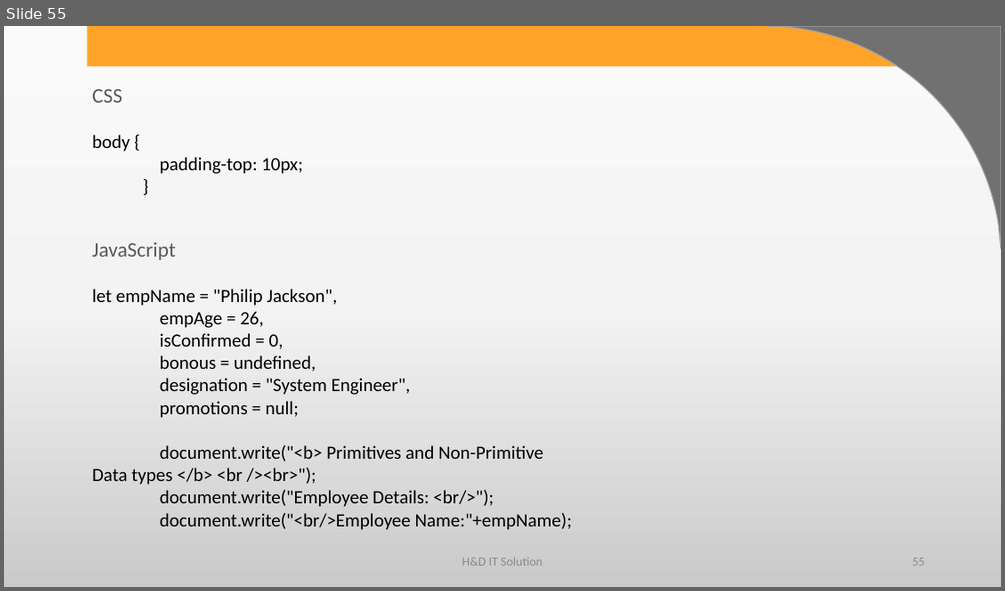
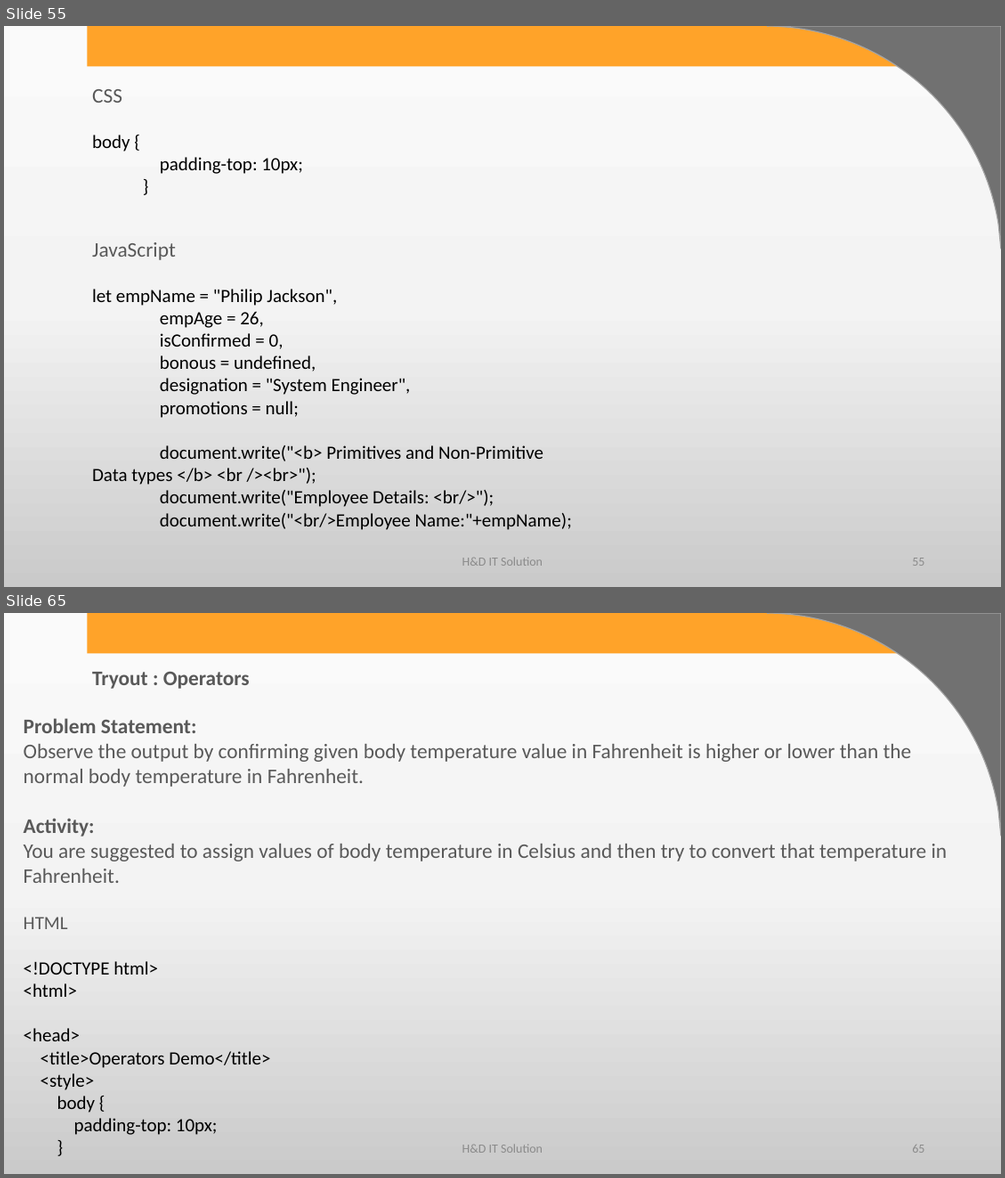
Before and after one commit to harshadasawant/javascript, a slide deck: ppt/JavaScript.pptx. Shown one above the other, each under a label of ours: slide 55 before the commit, slides 55 and 65 after it; the slides between them are not shown. The pictures are 1005x591 and 1005x1178 pixels, drawn with LibreOffice and Linux fonts; fonts in the diff are those of the drawing; background and template pictures are left out. Boxes give left, top, right and bottom in pixels: in the first picture for what was removed or moved away, otherwise in the second. Text is boxed around its words. In the diff, an @@ line names an element or a change of style, - is before the commit and + after.

Commit message:
operator added

```diff
--- a/ppt/JavaScript.pptx
+++ b/ppt/JavaScript.pptx
@@ slide 65 added at (4,613,1001,1174), background gradient #FBFBFB to #F4F4F4 to #CBCBCB; not listed: 2 template elements that a slide beside it also shows @@
@@ text added at (92,671,250,689), 20 pt, text #595959, bold @@
+Tryout : Operators
@@ text added at (24,718,947,883), 20 pt, text #595959 @@
+Problem Statement:
+Observe the output by confirming given body temperature value in Fahrenheit is higher or lower than the normal body temperature in Fahrenheit.
+Activity:
+You are suggested to assign values of body temperature in Celsius and then try to convert that temperature in Fahrenheit.
@@ text added at (24,916,270,1135), 18 pt, text #000000 @@
+HTML
+<!DOCTYPE html>
+<html>
+<head>
+<title>Operators Demo</title>
+<style>
+body {
+padding-top: 10px;
+}
@@ text added at (462,1143,542,1152), 12 pt, text #8C8C8C @@
+H&D IT Solution
@@ page number added at (912,1144,924,1152), 12 pt, text #8C8C8C @@
+65
```
Also in this commit, not shown: 2 slides changed, 66 other slides added, 1 other file.
